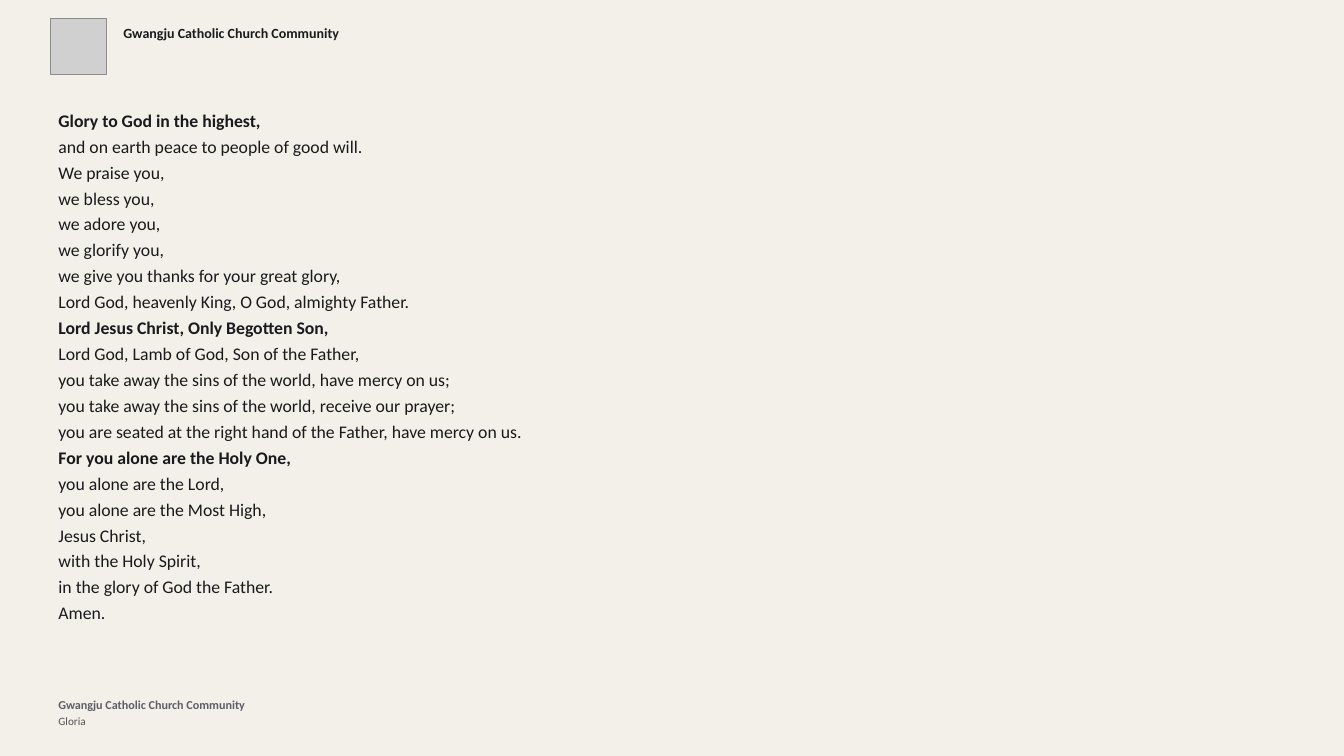
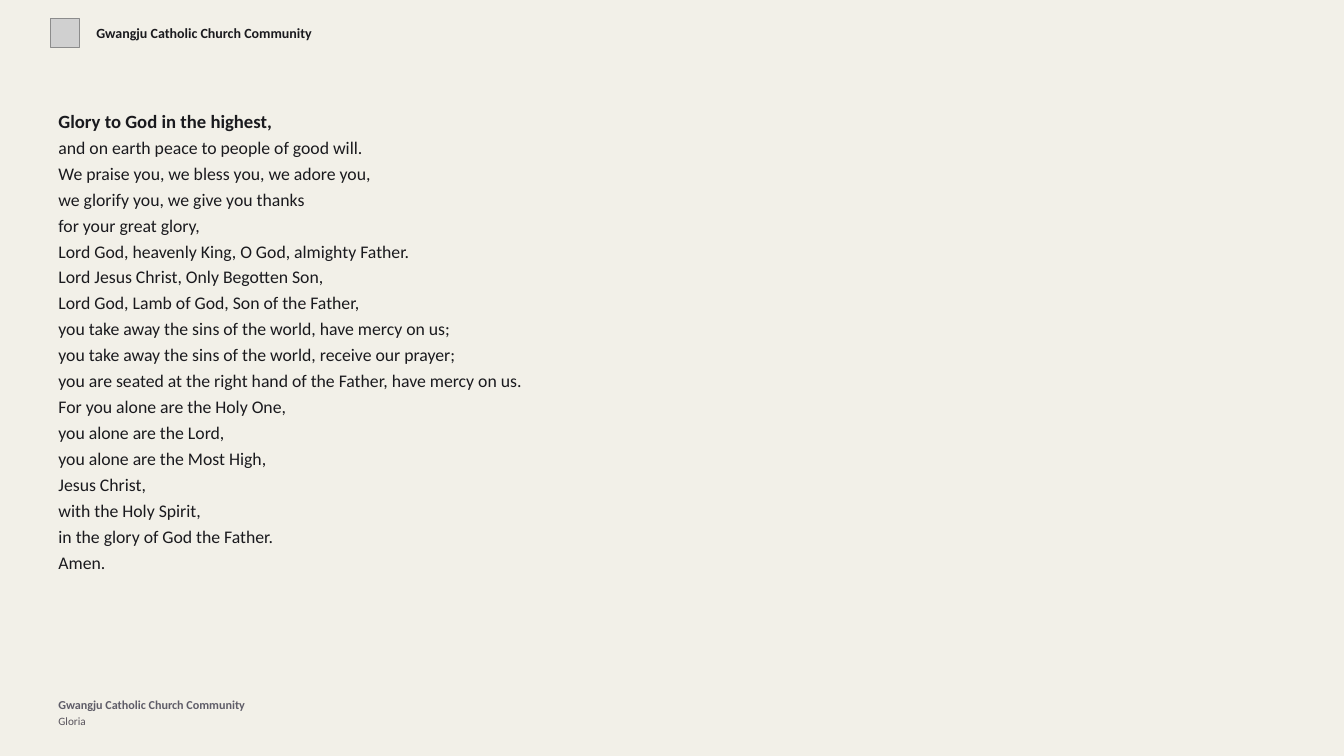
Before and after one commit to divinogabriel9/mass-ppt-generator, a slide deck: slide 9 of church_media_generator/outputs/mass_presentation.pptx (slide 11 before the commit). Drawn at 1344x756 pixels with LibreOffice and Linux fonts; fonts in the diff are those of the drawing; grey boxes stand for pictures. Boxes give left, top, right and bottom in pixels: in the first picture for what was removed or moved away, otherwise in the second. Text is boxed around its words. In the diff, an @@ line names an element or a change of style, - is before the commit and + after.

```diff
--- a/church_media_generator/outputs/mass_presentation.pptx
+++ b/church_media_generator/outputs/mass_presentation.pptx
@@ picture: place and size @@
-picture at bbox=[50, 19, 106, 74]
+picture at bbox=[50, 19, 79, 47]
@@ text "Gwangju Catholic Church Community": place and size @@
-text "Gwangju Catholic Church Community" at bbox=[123, 28, 339, 41]
+text "Gwangju Catholic Church Community" at bbox=[96, 28, 312, 41]
@@ text "Gwangju Catholic Church Community" at bbox=[96, 28, 312, 41]: vertical alignment top to middle @@
@@ text at bbox=[58, 115, 323, 416]: size 19 to 20 pt in "Glory to God in the highest,"; bold off in "Lord Jesus Christ, Only Begotten Son,", "For you alone are the Holy One," @@
@@ text at bbox=[58, 167, 371, 235]: text changed @@
-We praise you,
-we bless you,
-we adore you,
-we glorify you,
-we give you thanks for your great glory,
+We praise you, we bless you, we adore you,
+we glorify you, we give you thanks
+for your great glory,
```
Also in this commit, not shown: 47 other slides changed, 15 slides added, 17 slides removed, 23 other files.
